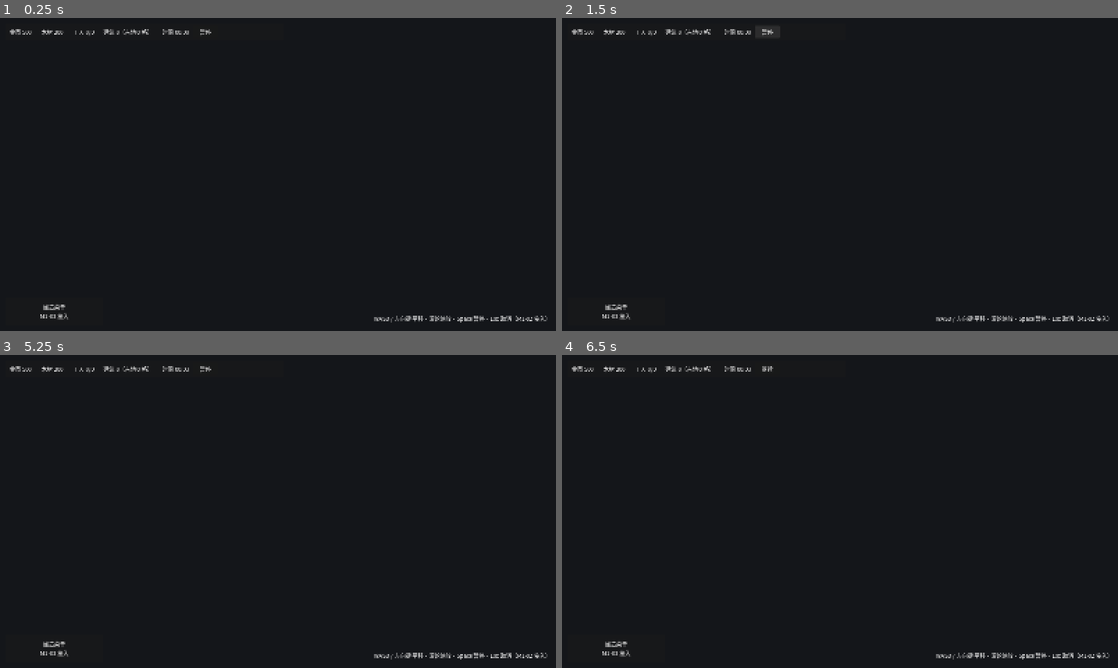
Above: before the commit, frames 1-4 (two rows, left to right).
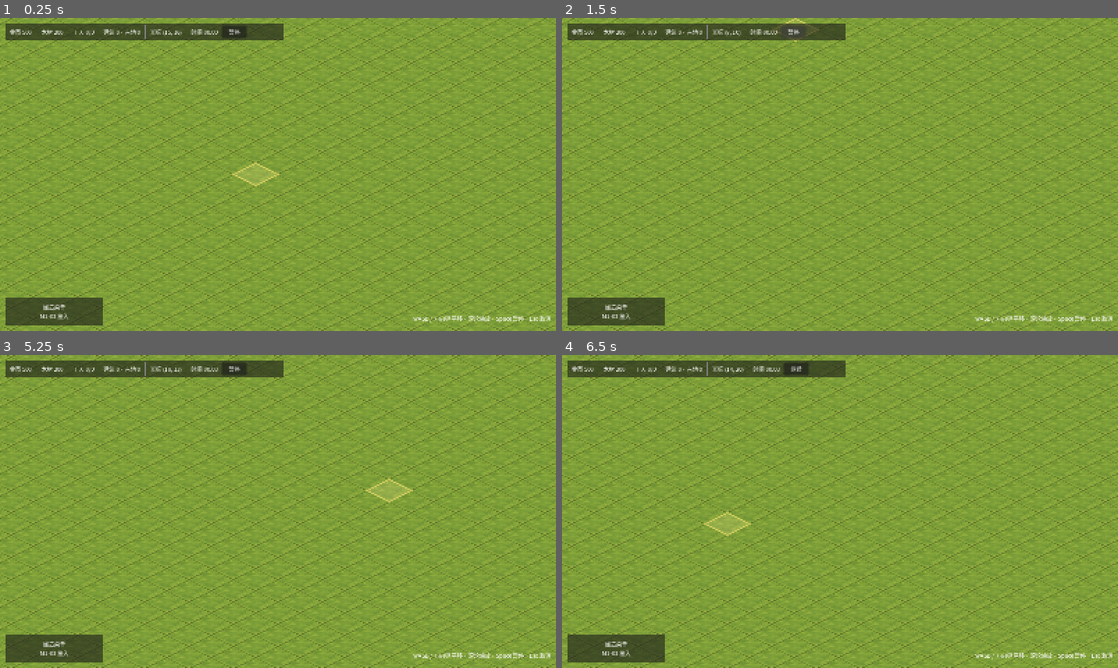
Above: after the commit, the same moments.

Repository: YangGP/billions-mech
Game: Godot game, scene res://scenes/main.tscn
The game is run twice, just before and just after one commit, with the same random seed, the same clock (stepped at 60 frames per second) and the same inputs.
Inputs (mouse positions are in pixels of both pictures, inside the frame that each line leads up to):
- Up to frame 1 (0.25 s): no input
- Up to frame 2 (1.5 s): click "暂停" at 0.5 s; click "继续" at 1.25 s
- Up to frame 3 (5.25 s): click "暂停" at 2 s; click "继续" at 2.75 s; click "暂停" at 3.5 s; click "继续" at 4.25 s; tap Enter at 5 s; move the mouse to (400, 495) at 5.02 s; tap S (camera_down) at 5.1 s
- Up to frame 4 (6.5 s): tap A (camera_left) at 5.3, 5.85 s; tap Space (pause_game) at 5.75 s; move the mouse to (728, 527) at 5.77 s; tap D (camera_right) at 6.05 s

The runs differ from the first frame. In frame 1, 100% of the frame differs, in the area x 0-100%, y 0-100%; in frame 2, 100%; in frame 3, 100%; in frame 4, 100%.

Commit message:
feat: 等距地图、镜头控制与格子悬停 (M1-02)

Diff:
--- a/scenes/main.tscn
+++ b/scenes/main.tscn
@@ -8,6 +8,7 @@
 [ext_resource type="Script" path="res://scripts/economy/economy_system.gd" id="6_economy"]
 [ext_resource type="Script" path="res://scripts/buildings/building_system.gd" id="7_buildings"]
 [ext_resource type="Script" path="res://scripts/regions/region_system.gd" id="8_regions"]
+[ext_resource type="Script" path="res://scripts/world/camera_controller.gd" id="9_camera"]
 
 [node name="Main" type="Node2D"]
 script = ExtResource("1_main")
@@ -30,5 +31,6 @@
 [node name="World" parent="." instance=ExtResource("2_world")]
 
 [node name="Camera2D" type="Camera2D" parent="."]
+script = ExtResource("9_camera")
 
 [node name="HUD" parent="." instance=ExtResource("3_hud")]
--- a/scenes/ui/hud.tscn
+++ b/scenes/ui/hud.tscn
@@ -65,10 +65,19 @@
 [node name="BuildingLabel" type="Label" parent="Root/ResourcePanel/Margin/Row"]
 unique_name_in_owner = true
 layout_mode = 2
-text = "建筑 0（占地 0 格）"
+text = "建筑 0 · 占地 0"
 vertical_alignment = 1
 
 [node name="Separator4" type="VSeparator" parent="Root/ResourcePanel/Margin/Row"]
+layout_mode = 2
+
+[node name="CursorLabel" type="Label" parent="Root/ResourcePanel/Margin/Row"]
+unique_name_in_owner = true
+layout_mode = 2
+text = "光标 --"
+vertical_alignment = 1
+
+[node name="Separator5" type="VSeparator" parent="Root/ResourcePanel/Margin/Row"]
 layout_mode = 2
 
 [node name="TimeLabel" type="Label" parent="Root/ResourcePanel/Margin/Row"]
@@ -125,7 +134,7 @@
 grow_vertical = 0
 horizontal_alignment = 2
 vertical_alignment = 1
-text = "WASD / 方向键 平移 · 滚轮缩放 · Space 暂停 · Esc 取消（M1-02 接入）"
+text = "WASD / 方向键 平移 · 滚轮缩放 · Space 暂停 · Esc 取消"
 
 [node name="RegionPanel" type="PanelContainer" parent="Root"]
 visible = false
--- a/scenes/world.tscn
+++ b/scenes/world.tscn
@@ -1,18 +1,27 @@
-[gd_scene load_steps=2 format=3]
+[gd_scene load_steps=4 format=3]
 
 [ext_resource type="Script" path="res://scripts/world/world.gd" id="1_world"]
+[ext_resource type="TileSet" path="res://tiles/terrain_tileset.tres" id="2_tileset"]
+[ext_resource type="Script" path="res://scripts/world/cell_highlight.gd" id="3_highlight"]
 
 [node name="World" type="Node2D"]
 y_sort_enabled = true
 script = ExtResource("1_world")
 
 [node name="Ground" type="TileMapLayer" parent="."]
+tile_set = ExtResource("2_tileset")
+
+[node name="Highlight" type="Node2D" parent="."]
+z_index = 1
+script = ExtResource("3_highlight")
 
 [node name="Decorations" type="TileMapLayer" parent="."]
+tile_set = ExtResource("2_tileset")
 
 [node name="Buildings" type="Node2D" parent="."]
 y_sort_enabled = true
 
 [node name="BuildPreview" type="Node2D" parent="."]
+z_index = 2
 
 [node name="RegionOverlay" type="Node2D" parent="."]
--- a/scripts/main.gd
+++ b/scripts/main.gd
@@ -3,15 +3,23 @@
 
 @onready var game_state: GameState = $GameState
 @onready var world: World = $World
+@onready var camera: CameraController = $Camera2D
 @onready var hud: HUD = $HUD
 
 
 func _ready() -> void:
+	world.setup(game_state)
 	hud.bind(game_state)
-	world.setup(game_state)
+	world.hovered_cell_changed.connect(hud.show_cursor_cell)
+	camera.setup(world)
 	print(
-		"Billions Mech 启动：地图 %d×%d，经济 tick %.2f 秒"
-		% [game_state.map_width, game_state.map_height, game_state.clock.tick_seconds]
+		"Billions Mech 启动：地图 %d×%d，经济 tick %.2f 秒，世界范围 %s"
+		% [
+			game_state.map_width,
+			game_state.map_height,
+			game_state.clock.tick_seconds,
+			world.get_map_world_rect(),
+		]
 	)
 
 
--- a/scripts/ui/hud.gd
+++ b/scripts/ui/hud.gd
@@ -28,6 +28,11 @@
 	_on_buildings_changed()
 	_on_clock_tick(0)
 	_on_paused_changed(game_state.clock.paused)
+
+
+## 由 World 的悬停信号驱动，显示当前逻辑格坐标。
+func show_cursor_cell(cell: Vector2i, inside: bool) -> void:
+	resource_panel.display_cursor_cell(cell, inside)
 
 
 func _on_resources_changed(resources: Dictionary) -> void:
--- a/scripts/ui/resource_panel.gd
+++ b/scripts/ui/resource_panel.gd
@@ -9,6 +9,7 @@
 @onready var _wood_label: Label = %WoodLabel
 @onready var _worker_label: Label = %WorkerLabel
 @onready var _building_label: Label = %BuildingLabel
+@onready var _cursor_label: Label = %CursorLabel
 @onready var _time_label: Label = %TimeLabel
 @onready var _pause_button: Button = %PauseButton
 
@@ -29,7 +30,14 @@
 
 
 func display_buildings(count: int, occupied_cells: int) -> void:
-	_building_label.text = "建筑 %d（占地 %d 格）" % [count, occupied_cells]
+	_building_label.text = "建筑 %d · 占地 %d" % [count, occupied_cells]
+
+
+func display_cursor_cell(cell: Vector2i, inside: bool) -> void:
+	if inside:
+		_cursor_label.text = "光标 (%d, %d)" % [cell.x, cell.y]
+	else:
+		_cursor_label.text = "光标 --"
 
 
 func display_time(seconds: float) -> void:
--- /dev/null
+++ b/scripts/world/camera_controller.gd
@@ -0,0 +1,81 @@
+class_name CameraController
+extends Camera2D
+## 跟随主相机的 RTS 镜头控制：WASD/方向键平移、滚轮缩放、地图边界限制。
+##
+## 相机位置与缩放属于表现层，不写入 GameState。
+
+signal zoom_changed(zoom_value: float)
+
+@export var pan_speed: float = 900.0
+@export var zoom_step: float = 1.12
+@export var zoom_min: float = 0.45
+@export var zoom_max: float = 3.0
+@export var zoom_smoothing: float = 12.0
+
+var _target_zoom: float = 1.0
+var _world: World
+
+
+func _ready() -> void:
+	_target_zoom = zoom.x
+
+
+## 根据世界视图的地图范围设置初始位置与 Camera2D 边界。
+func setup(world: World) -> void:
+	_world = world
+	var rect := world.get_map_world_rect()
+	if rect.size == Vector2.ZERO:
+		return
+
+	limit_left = int(rect.position.x)
+	limit_top = int(rect.position.y)
+	limit_right = int(rect.end.x)
+	limit_bottom = int(rect.end.y)
+	position = rect.get_center()
+
+
+func _process(delta: float) -> void:
+	if _world == null:
+		return
+
+	var direction := Input.get_vector("camera_left", "camera_right", "camera_up", "camera_down")
+	if direction != Vector2.ZERO:
+		# 按世界像素平移，除以缩放让不同缩放级别的手感一致。
+		position += direction * pan_speed * delta / zoom.x
+
+	if not is_equal_approx(zoom.x, _target_zoom):
+		var next_zoom := lerpf(zoom.x, _target_zoom, clampf(delta * zoom_smoothing, 0.0, 1.0))
+		zoom = Vector2(next_zoom, next_zoom)
+
+	_clamp_to_map_limits()
+
+
+func _unhandled_input(event: InputEvent) -> void:
+	if event.is_action_pressed("camera_zoom_in"):
+		_set_target_zoom(_target_zoom * zoom_step)
+	elif event.is_action_pressed("camera_zoom_out"):
+		_set_target_zoom(_target_zoom / zoom_step)
+
+
+## Camera2D 的 limit 只在绘制时裁剪，不会修正 position 本身；
+## 这里同步钳制位置，避免镜头顶到边界后需要反向移动一大段才响应。
+func _clamp_to_map_limits() -> void:
+	if limit_right <= limit_left or limit_bottom <= limit_top:
+		return
+
+	var half_view := get_viewport_rect().size / (2.0 * zoom.x)
+	var min_x := float(limit_left) + half_view.x
+	var max_x := float(limit_right) - half_view.x
+	var min_y := float(limit_top) + half_view.y
+	var max_y := float(limit_bottom) - half_view.y
+
+	position.x = (float(limit_left) + float(limit_right)) * 0.5 if min_x > max_x else clampf(position.x, min_x, max_x)
+	position.y = (float(limit_top) + float(limit_bottom)) * 0.5 if min_y > max_y else clampf(position.y, min_y, max_y)
+
+
+func _set_target_zoom(value: float) -> void:
+	var clamped := clampf(value, zoom_min, zoom_max)
+	if is_equal_approx(clamped, _target_zoom):
+		return
+	_target_zoom = clamped
+	zoom_changed.emit(_target_zoom)
--- /dev/null
+++ b/scripts/world/cell_highlight.gd
@@ -0,0 +1,36 @@
+class_name CellHighlight
+extends Node2D
+## 鼠标悬停格高亮：在等距菱形上画半透明填充与描边。
+## 只做表现，不参与任何建造合法性或占用判断。
+
+@export var tile_size: Vector2i = Vector2i(128, 64)
+@export var fill_color: Color = Color(1.0, 0.95, 0.6, 0.18)
+@export var outline_color: Color = Color(1.0, 0.92, 0.45, 0.95)
+
+
+func _ready() -> void:
+	visible = false
+
+
+func show_at(world_position: Vector2) -> void:
+	position = world_position
+	visible = true
+
+
+func hide_highlight() -> void:
+	visible = false
+
+
+func _draw() -> void:
+	var half := Vector2(tile_size) * 0.5
+	var points := PackedVector2Array([
+		Vector2(0.0, -half.y),
+		Vector2(half.x, 0.0),
+		Vector2(0.0, half.y),
+		Vector2(-half.x, 0.0),
+	])
+	draw_colored_polygon(points, fill_color)
+
+	var outline := points.duplicate()
+	outline.append(points[0])
+	draw_polyline(outline, outline_color, 2.0, true)
--- a/scripts/world/world.gd
+++ b/scripts/world/world.gd
@@ -5,23 +5,47 @@
 ## Ground 图层是等距投影的唯一参照：逻辑格 -> 世界坐标、鼠标 -> 逻辑格
 ## 都必须通过它转换，不要自己另写一份等距换算公式。
 
+signal hovered_cell_changed(cell: Vector2i, inside: bool)
+
+const INVALID_CELL := Vector2i(-1, -1)
+
 @onready var ground: TileMapLayer = $Ground
+@onready var highlight: CellHighlight = $Highlight
 @onready var decorations: TileMapLayer = $Decorations
 @onready var buildings_root: Node2D = $Buildings
 @onready var build_preview: Node2D = $BuildPreview
 @onready var region_overlay: Node2D = $RegionOverlay
 
 var _game_state: GameState
+var _hovered_cell: Vector2i = INVALID_CELL
 
 
 func setup(game_state: GameState) -> void:
 	_game_state = game_state
+	_build_ground()
+
+
+func _process(_delta: float) -> void:
+	if _game_state == null or ground.tile_set == null:
+		return
+
+	var cell := mouse_to_cell()
+	if cell == _hovered_cell:
+		return
+	_hovered_cell = cell
+
+	var inside := _game_state.grid.is_inside_map(cell)
+	if inside:
+		highlight.show_at(cell_to_world(cell))
+	else:
+		highlight.hide_highlight()
+	hovered_cell_changed.emit(cell if inside else INVALID_CELL, inside)
 
 
 ## 鼠标位置对应的逻辑格；地图瓦片尚未配置时返回 (-1, -1)。
 func mouse_to_cell() -> Vector2i:
 	if ground.tile_set == null:
-		return Vector2i(-1, -1)
+		return INVALID_CELL
 	var local_mouse := ground.to_local(get_global_mouse_position())
 	return ground.local_to_map(local_mouse)
 
@@ -33,12 +57,33 @@
 	return ground.to_global(ground.map_to_local(cell))
 
 
-## 地图在全局坐标中的矩形范围，供相机边界限制使用（M1-02）。
+## 地图在全局坐标中的矩形范围，供相机边界限制使用。
+## 等距菱形地图的极值在四个角上，不能只取左上/右下两格。
 func get_map_world_rect() -> Rect2:
 	if _game_state == null or ground.tile_set == null:
 		return Rect2()
-	var first := cell_to_world(Vector2i.ZERO)
-	var last := cell_to_world(Vector2i(_game_state.map_width - 1, _game_state.map_height - 1))
-	var rect := Rect2(first, Vector2.ZERO)
-	rect = rect.expand(last)
+
+	var max_x := _game_state.map_width - 1
+	var max_y := _game_state.map_height - 1
+	var corners := [
+		cell_to_world(Vector2i(0, 0)),
+		cell_to_world(Vector2i(max_x, 0)),
+		cell_to_world(Vector2i(0, max_y)),
+		cell_to_world(Vector2i(max_x, max_y)),
+	]
+	var rect := Rect2(corners[0], Vector2.ZERO)
+	for corner in corners:
+		rect = rect.expand(corner)
+	# 菱形瓦片的四个角会超出中心点包围盒，按半格宽高外扩。
 	return rect.grow(64.0)
+
+
+func _build_ground() -> void:
+	if ground.tile_set == null:
+		push_warning("Ground 图层未配置 TileSet，跳过地面生成")
+		return
+
+	ground.clear()
+	for y in range(_game_state.map_height):
+		for x in range(_game_state.map_width):
+			ground.set_cell(Vector2i(x, y), 0, Vector2i(0, 0))
--- /dev/null
+++ b/tiles/terrain_tileset.tres
@@ -0,0 +1,14 @@
+[gd_resource type="TileSet" load_steps=3 format=3]
+
+[ext_resource type="Texture2D" path="res://art/placeholder/iso_ground.png" id="1_ground"]
+
+[sub_resource type="TileSetAtlasSource" id="TileSetAtlasSource_ground"]
+texture = ExtResource("1_ground")
+texture_region_size = Vector2i(128, 64)
+0:0/0 = 0
+
+[resource]
+tile_shape = 1
+tile_layout = 5
+tile_size = Vector2i(128, 64)
+sources/0 = SubResource("TileSetAtlasSource_ground")
Binary file added: art/placeholder/iso_ground.png
Not shown, added: art/placeholder/iso_ground.png.import
Not shown: 1 places in scenes/main.tscn that only renumber resources
Not shown, added: scripts/world/camera_controller.gd.uid
Not shown, added: scripts/world/cell_highlight.gd.uid
